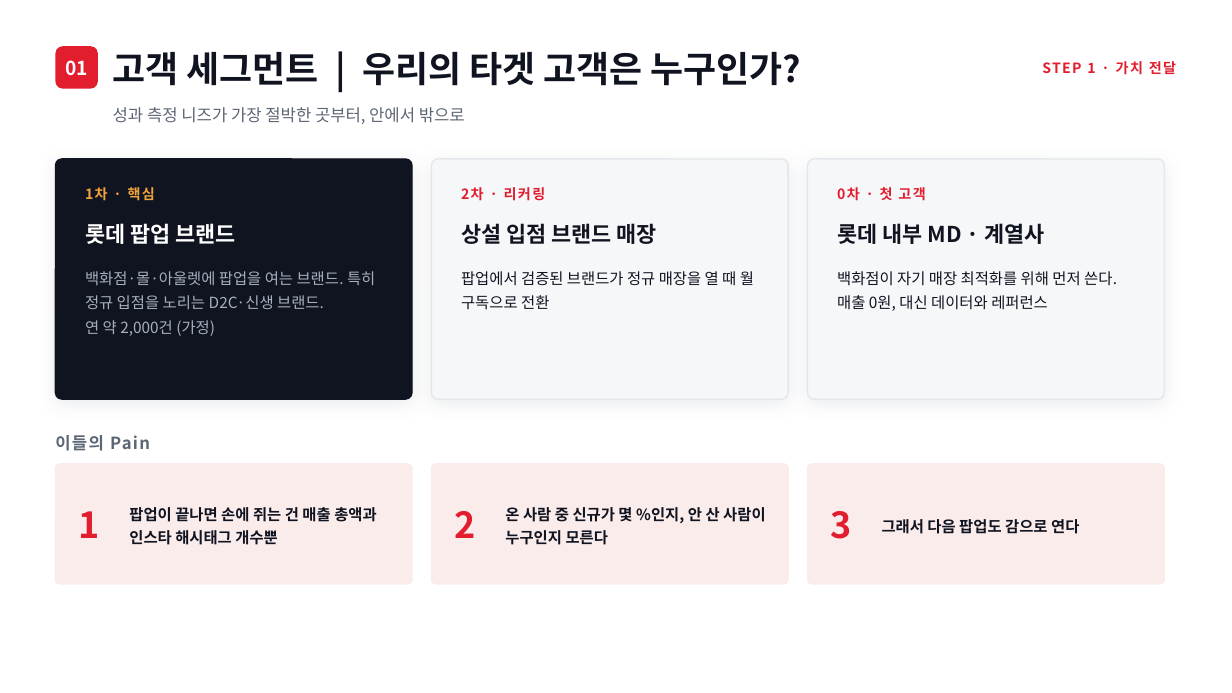
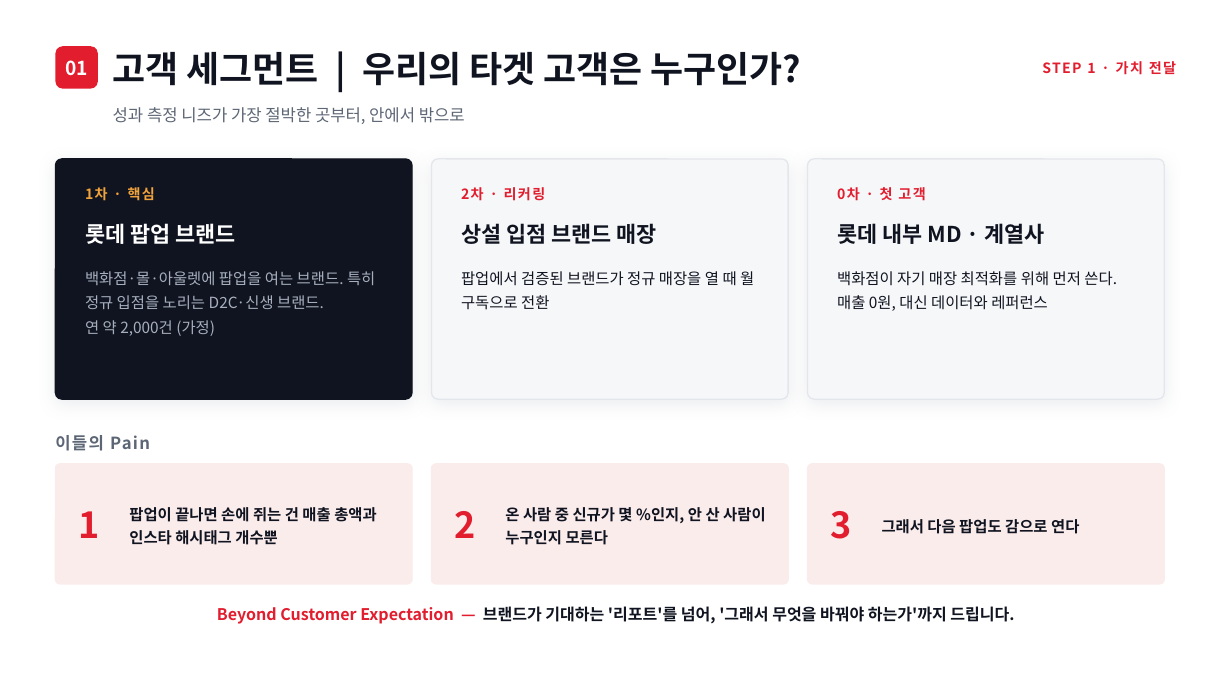
Before and after one commit to neti84-design/LMBA, a slide deck: slide 4 of LGA_롯데신사업_발표.pptx (slide 3 before the commit). Drawn at 1232x693 pixels with LibreOffice and Linux fonts; fonts in the diff are those of the drawing. Boxes give left, top, right and bottom in pixels: in the first picture for what was removed or moved away, otherwise in the second. Text is boxed around its words. In the diff, an @@ line names an element or a change of style, - is before the commit and + after.

```diff
--- a/LGA_롯데신사업_발표.pptx
+++ b/LGA_롯데신사업_발표.pptx
@@ text added at box(217, 606, 1014, 624), 12.5 pt, text #101420, bold @@
+Beyond Customer Expectation — 브랜드가 기대하는 '리포트'를 넘어, '그래서 무엇을 바꿔야 하는가'까지 드립니다.
```
Also in this commit, not shown: 11 other slides changed, 1 slide added, 6 other files.
